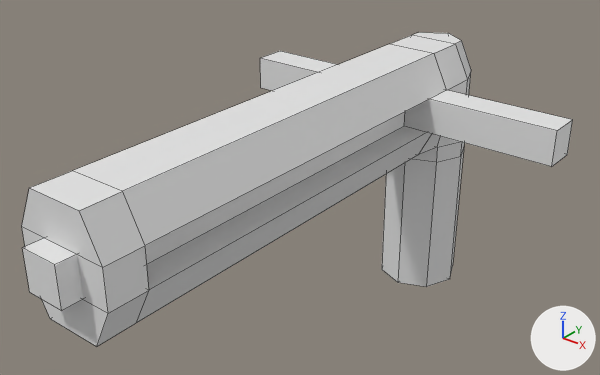
The FBX model VRCKELTURM/Assets/Prefabs/InteractionTools/BolzenschussGereat.fbx: old version first, new version second.
One viewpoint serves both versions: a 50 mm lens placed at (0.244, -0.434, 0.248), pointed at (-0.012, -0.114, 0.05). Every picture has the same lights, and +X, +Y and +Z are marked at lower right. Mesh edges are drawn as thin lines. Where no turn or scale is listed for an object, it has been applied to the vertices.

Names of what the first picture shows: 'Bolzen', 'BolzenschussGeraet'.
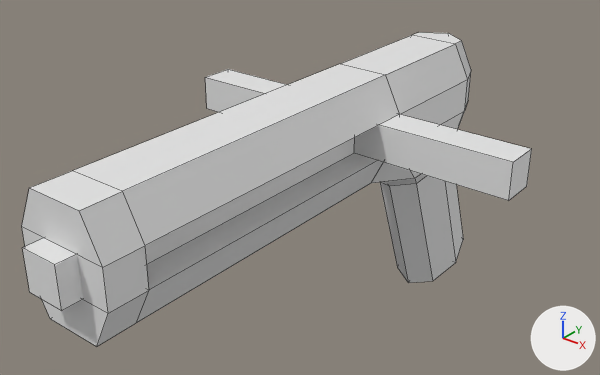
The change, as a diff of the scene's bpy script:
```diff
--- a/VRCKELTURM/Assets/Prefabs/InteractionTools/BolzenschussGereat.fbx.py
+++ b/VRCKELTURM/Assets/Prefabs/InteractionTools/BolzenschussGereat.fbx.py
@@ me_cube_012 @@
 # used by ob_bolzenschussgeraet; location = (0.0, 0.0, 0.0)
-me_cube_012.from_pydata(...)  # 66 vertices, 65 faces; spans x -0.025..0.025, y -0.275..0.025, z -0.05..0.11
+me_cube_012.from_pydata(...)  # 66 vertices, 65 faces; spans x -0.025..0.025, y -0.275..0.045, z -0.057..0.11
+# me_cube_012 part 2: 35 of 66 vertices moved; they spanned x -0.025..0.025, y -0.035..0.025, z -0.05..0.11 and now span x -0.025..0.025, y -0.085..0.045, z -0.057..0.11; mean shift (0.0, -0.017, 0.0); largest move (0.025, -0.035, 0.07) -> (0.025, -0.085, 0.07)
@@ me_cube_013 @@
 me_cube_013.from_pydata(...)  # 20 vertices, 18 faces; spans x -0.1..0.1, y -0.285..-0.025, z 0.07..0.09
 # used by ob_bolzen; location = (0.0, 0.0, 0.0)
+# me_cube_013 part 1: all 16 vertices in x -0.1..0.1, y -0.045..-0.025, z 0.07..0.09 are moved by (0.0, -0.05, 0.0)
```

Boxes (x1, y1, x2, y2) around the edits, measured in the pictures (600 x 375 px; the box of a moved part takes in the faces that stretch with it):
'Bolzen', reshaped (7% narrower, 7% shorter): before (22, 51, 573, 311); after (22, 69, 532, 311)
part 1 of me_cube_013, moved or reshaped: before (44, 51, 573, 299); after (44, 69, 532, 299)
part 2 of me_cube_012, moved or reshaped: before (213, 42, 467, 287); after (213, 42, 467, 283)
